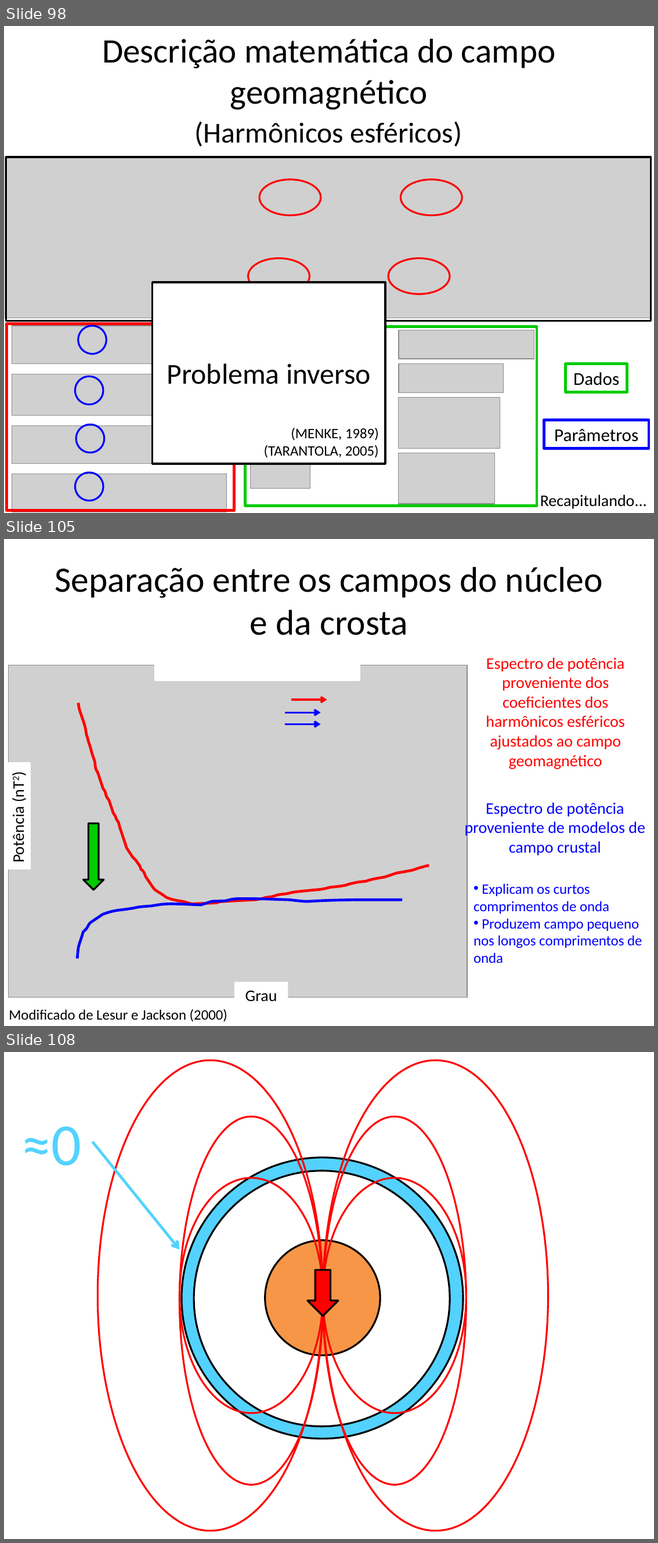
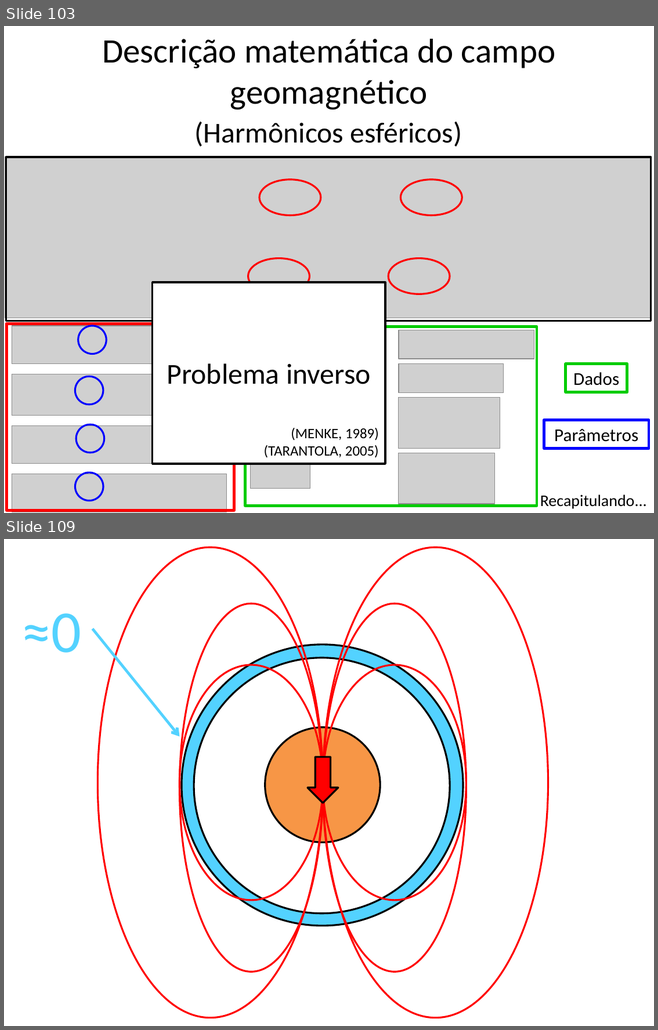
Before and after one commit to birocoles/Disciplina-metodos-potenciais, a slide deck: Aulas/Campo_geomagnetico/aula_campo_geomagnetico.pptx. Shown one above the other, each under a label of ours: slides 98, 105 and 108 before the commit, slides 103 and 109 after it; the slides between them are not shown. The pictures are 658x1543 and 658x1030 pixels, drawn with LibreOffice and Linux fonts; fonts in the diff are those of the drawing; grey boxes stand for pictures. Boxes give left, top, right and bottom in pixels: in the first picture for what was removed or moved away, otherwise in the second. Text is boxed around its words. In the diff, an @@ line names an element or a change of style, - is before the commit and + after.

Commit message:
update na descricao matematica do campo geomagnetico

```diff
--- a/Aulas/Campo_geomagnetico/aula_campo_geomagnetico.pptx
+++ b/Aulas/Campo_geomagnetico/aula_campo_geomagnetico.pptx
@@ slide 105 removed at [4,539,654,1026], background #FFFFFF @@
@@ title removed at [55,567,603,635] @@
-Separação entre os campos do núcleo e da crosta
@@ rectangle removed at [155,654,360,680] @@
@@ text removed at [485,657,625,769] @@
-Espectro de potência proveniente dos coeficientes dos harmônicos esféricos ajustados ao campo geomagnético
@@ picture removed at [9,665,467,998] @@
@@ freeform shape removed at [78,703,429,904] @@
@@ arrow removed from (285, 712) to (320, 712) @@
@@ arrow removed from (291, 700) to (327, 700) @@
@@ arrow removed from (285, 724) to (320, 724) @@
@@ rectangle removed at [5,762,30,870] @@
-Potência (nT2)
@@ text removed at [465,802,645,856] @@
-Espectro de potência proveniente de modelos de campo crustal
@@ down arrow removed at [83,824,103,890] @@
@@ text removed at [473,884,641,964] @@
-• Explicam os curtos comprimentos de onda
-• Produzem campo pequeno nos longos comprimentos de onda
@@ freeform shape removed at [78,899,402,959] @@
@@ rectangle removed at [234,982,288,1008] @@
-Grau
@@ text removed at [9,1009,227,1022] @@
-Modificado de Lesur e Jackson (2000)
@@ what was slide 98 is now slide 103 @@
@@ what was slide 108 is now slide 109 @@
```
Also in this commit, not shown: 13 slides changed, 7 slides added, 6 other slides removed, 1 other file.
